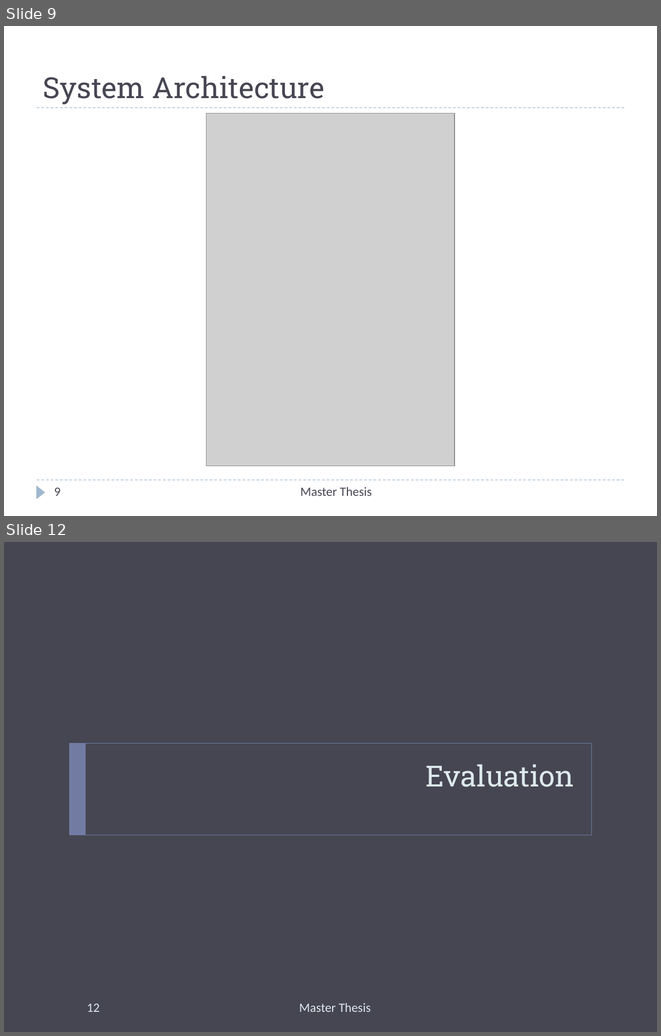
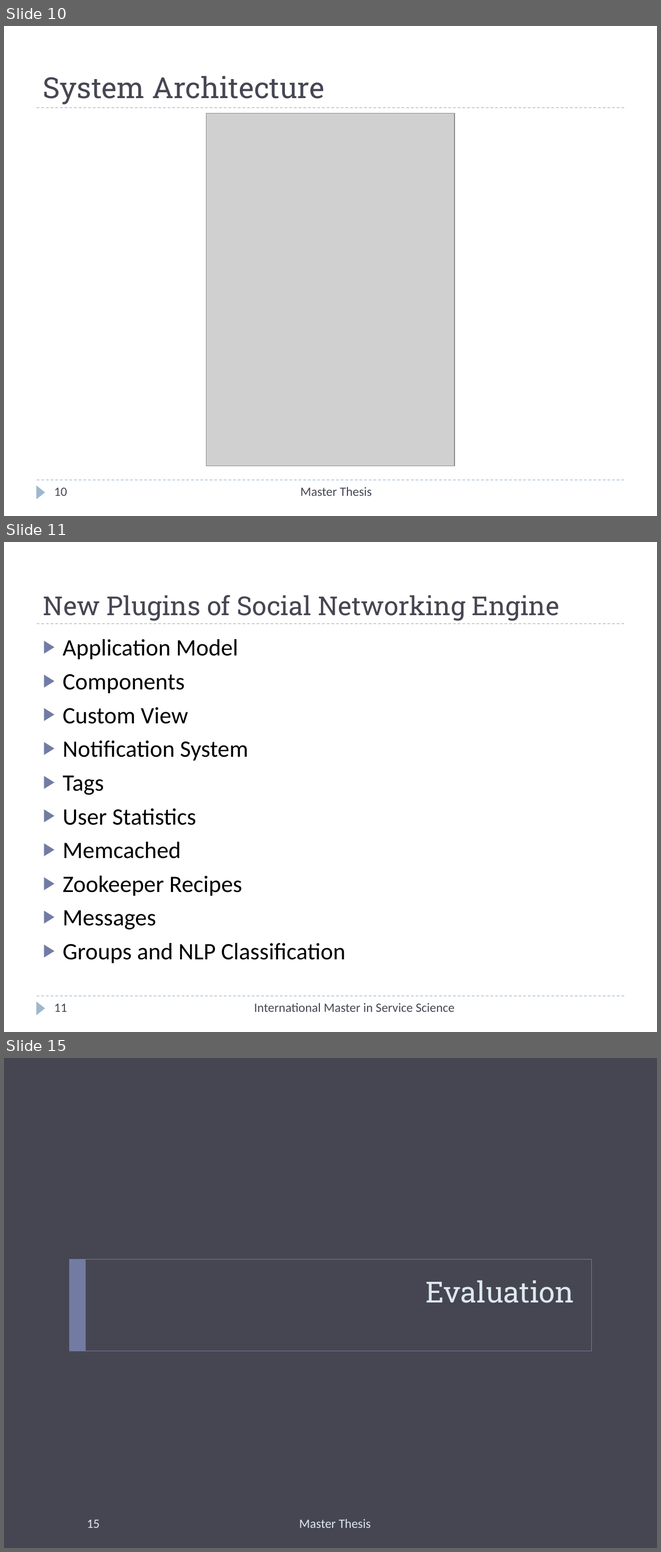
Before and after one commit to Christos-Papoulas/master_thesis, a slide deck: presentation/presentation.pptx. Shown one above the other, each under a label of ours: slides 9 and 12 before the commit, slides 10, 11 and 15 after it; the slides between them are not shown. The pictures are 661x1036 and 661x1552 pixels, drawn with LibreOffice and Linux fonts; fonts in the diff are those of the drawing; grey boxes stand for pictures. Boxes give left, top, right and bottom in pixels: in the first picture for what was removed or moved away, otherwise in the second. Text is boxed around its words. In the diff, an @@ line names an element or a change of style, - is before the commit and + after.

```diff
--- a/presentation/presentation.pptx
+++ b/presentation/presentation.pptx
@@ slide 11 added at [4,542,657,1032], background #FFFFFF; not listed: 3 template elements that a slide beside it also shows @@
@@ title added at [43,595,559,621], 28.8 pt, text #464653 @@
+New Plugins of Social Networking Engine
@@ text added at [63,639,346,963], 26 pt, text #000000 @@
+▶ Application Model
+▶ Components
+▶ Custom View
+▶ Notification System
+▶ Tags
+▶ User Statistics
+▶ Memcached
+▶ Zookeeper Recipes
+▶ Messages
+▶ Groups and NLP Classification
@@ text added at [254,1003,454,1012], 14 pt, text #464653 @@
+International Master in Service Science
@@ page number added at [54,1003,67,1012], 14 pt, text #464653 @@
+11
@@ what was slide 9 is now slide 10 @@
@@ page number at [54,487,67,496]: text changed @@
-9
+10
@@ what was slide 12 is now slide 15 @@
@@ page number at [87,1519,99,1528]: text changed @@
-12
+15
```
Also in this commit, not shown: 7 slides changed, 5 other slides added, 5 other files.
